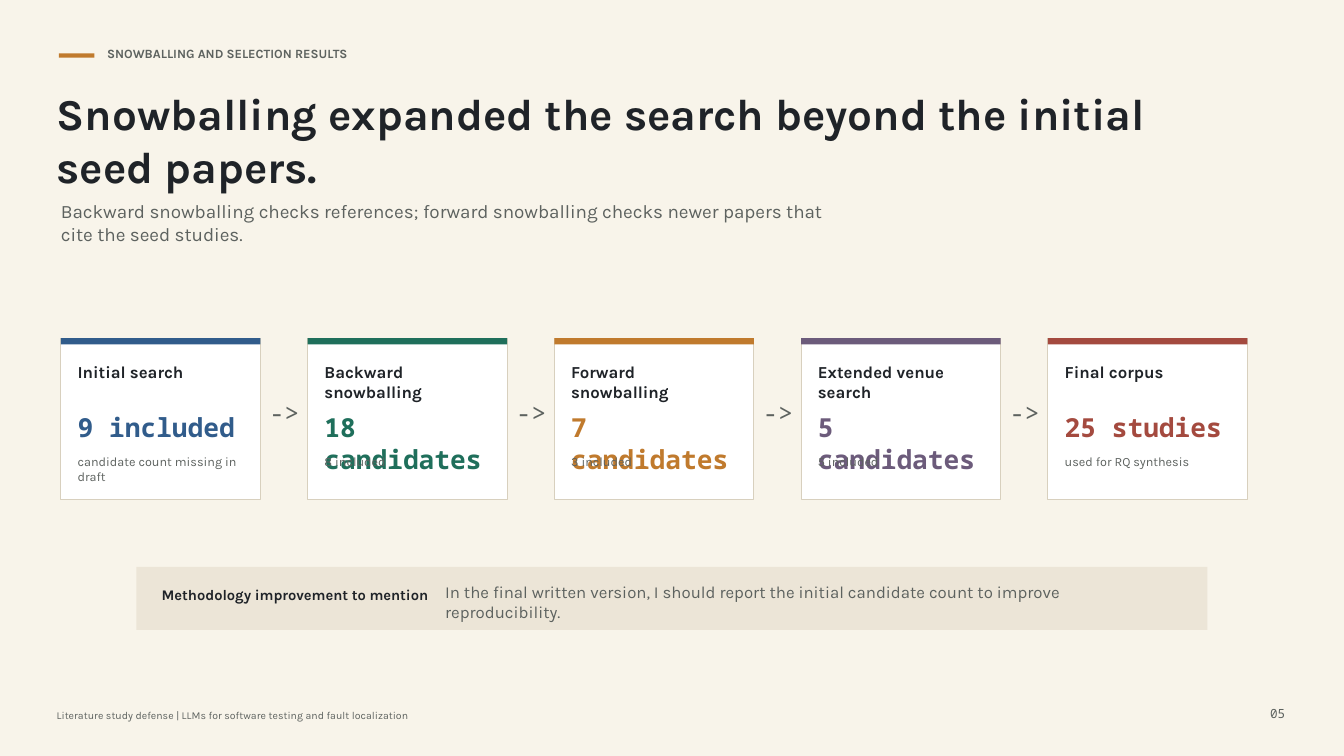
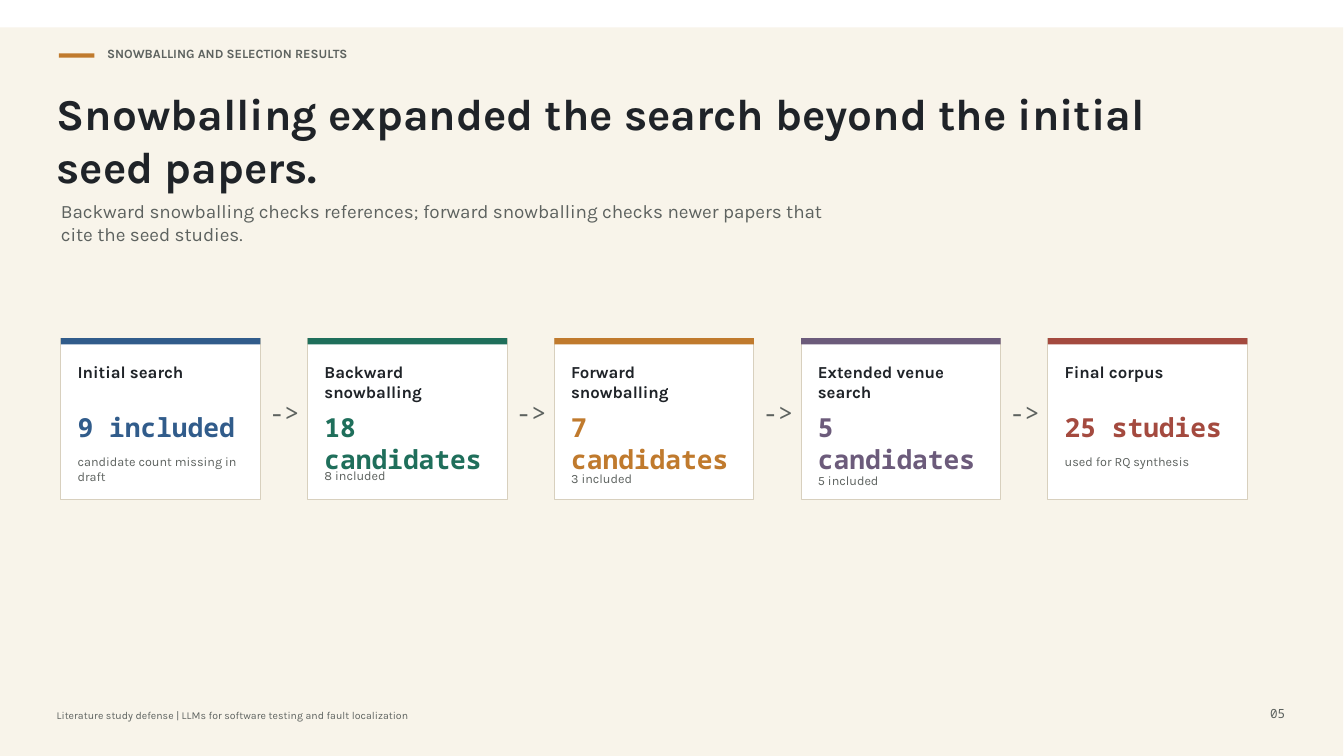
Before and after one commit to jinziniu/llm_location, a slide deck: slide 5 of ls/llm-testing-fault-localization-defense-methodology-focus-with-speaker-notes.pptx. Drawn at 1344x756 pixels with LibreOffice and Linux fonts; fonts in the diff are those of the drawing. Boxes give left, top, right and bottom in pixels: in the first picture for what was removed or moved away, otherwise in the second. Text is boxed around its words. In the diff, an @@ line names an element or a change of style, - is before the commit and + after.

```diff
--- a/ls/llm-testing-fault-localization-defense-methodology-focus-with-speaker-notes.pptx
+++ b/ls/llm-testing-fault-localization-defense-methodology-focus-with-speaker-notes.pptx
@@ rectangle: place and size @@
-rectangle at [0, 0, 1344, 756]
+rectangle at [0, 27, 1343, 756]
@@ text "8 included" rewrapped from [324, 454, 385, 469] to [324, 469, 385, 480] @@
@@ text "3 included" rewrapped from [571, 454, 632, 469] to [571, 474, 632, 483] @@
@@ text "5 included" rewrapped from [818, 454, 878, 469] to [818, 476, 878, 485] @@
@@ rectangle removed at [136, 567, 1207, 629] @@
@@ text removed at [162, 589, 429, 604] @@
-Methodology improvement to mention
@@ text removed at [445, 586, 1060, 622] @@
-In the final written version, I should report the initial candidate count to improve reproducibility.
```
Also in this commit, not shown: 2 other files.
